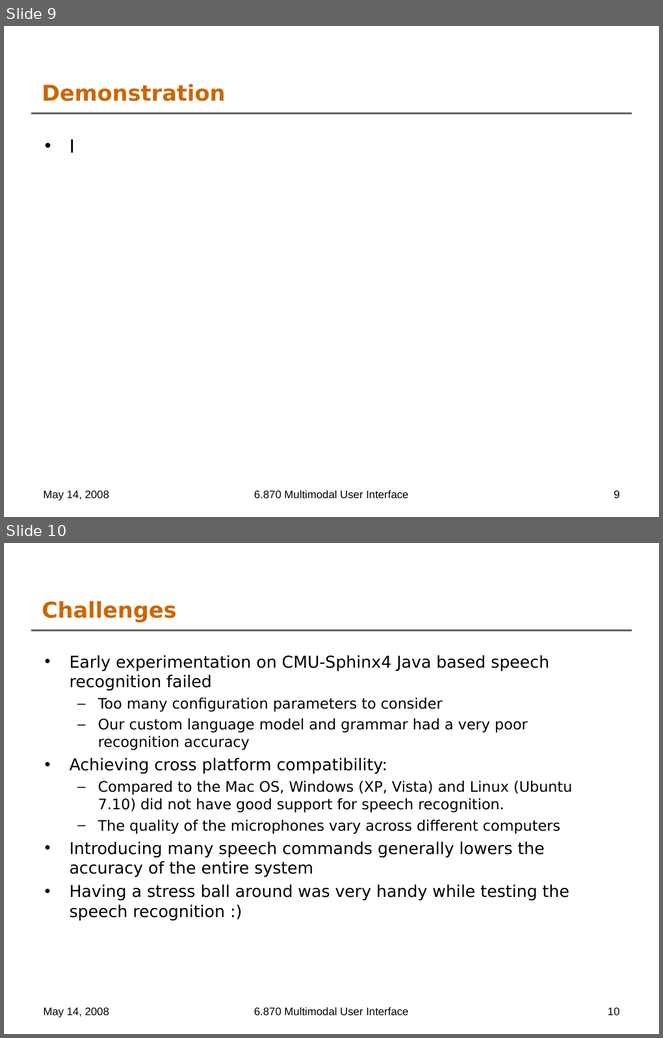
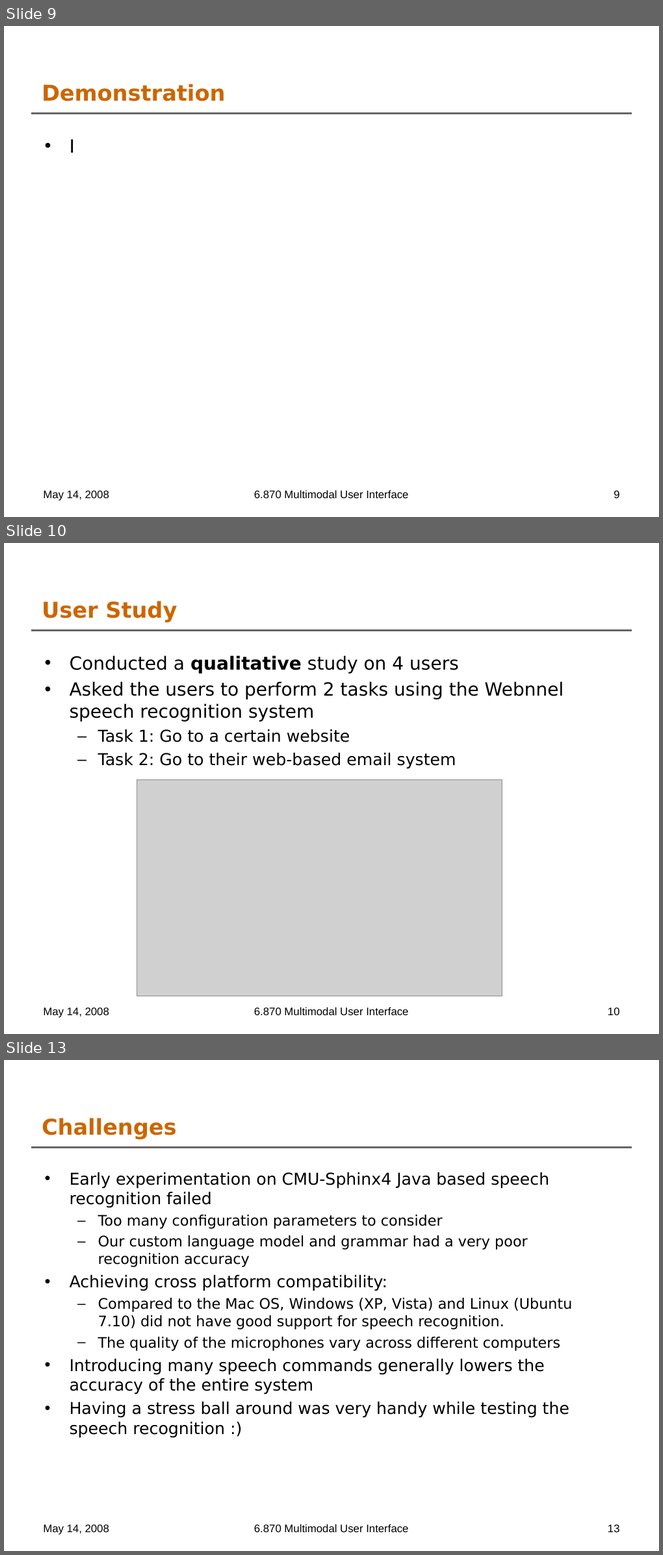
Before and after one commit to oshanis/webnnel, a slide deck: docs/6.870 Final Project Presentation - oshani.ppt. Shown one above the other, each under a label of ours: slides 9 and 10 before the commit, slides 9, 10 and 13 after it; the slides between them are not shown. The pictures are 663x1038 and 663x1555 pixels, drawn with LibreOffice and Linux fonts; fonts in the diff are those of the drawing; grey boxes stand for pictures; background and template pictures are left out. Boxes give left, top, right and bottom in pixels: in the first picture for what was removed or moved away, otherwise in the second. Text is boxed around its words. In the diff, an @@ line names an element or a change of style, - is before the commit and + after.

```diff
--- a/docs/6.870 Final Project Presentation - oshani.ppt
+++ b/docs/6.870 Final Project Presentation - oshani.ppt
@@ slide 10 added at (4, 543, 659, 1034), background #FFFFFF; not listed: 1 template element that a slide beside it also shows @@
@@ title added at (42, 601, 177, 622), 24 pt, text #CC6600, bold @@
+User Study
@@ text added at (70, 655, 564, 769), 20 pt, text #000000 @@
+• Conducted a qualitative study on 4 users
+• Asked the users to perform 2 tasks using the Webnnel speech recognition system
+  – Task 1: Go to a certain website
+  – Task 2: Go to their web-based email system
@@ picture added at (137, 780, 503, 996) @@
@@ text added at (43, 1008, 109, 1018), 12 pt, text #000000 @@
+May 14, 2008
@@ text added at (254, 1008, 408, 1016), 12 pt, text #000000 @@
+6.870 Multimodal User Interface
@@ page number added at (608, 1008, 620, 1016), 12 pt, text #000000 @@
+10
@@ what was slide 10 is now slide 13 @@
@@ page number at (608, 1525, 620, 1533): text changed @@
-10
+13
```
Also in this commit, not shown: 1 slide changed, 1 other slide added.
